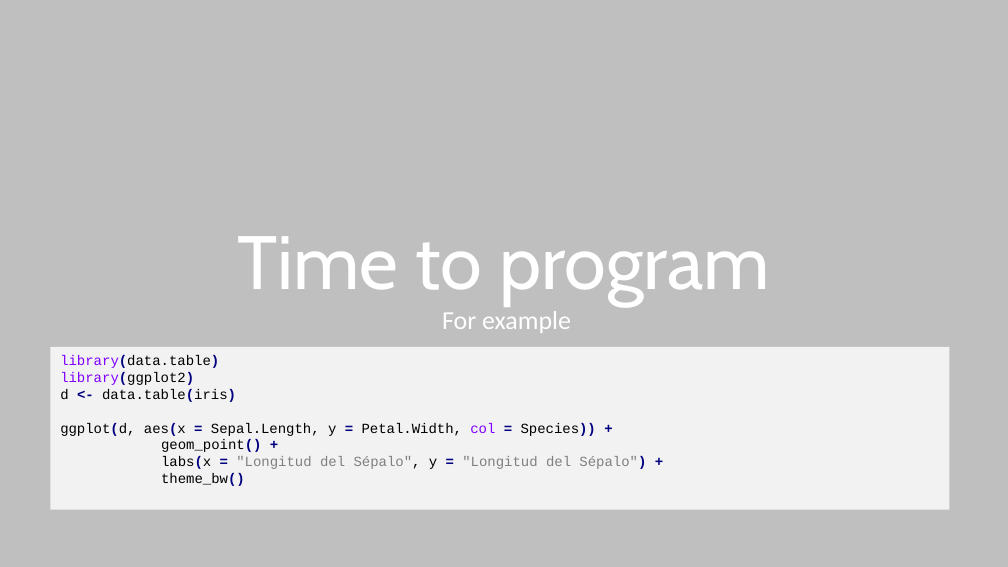
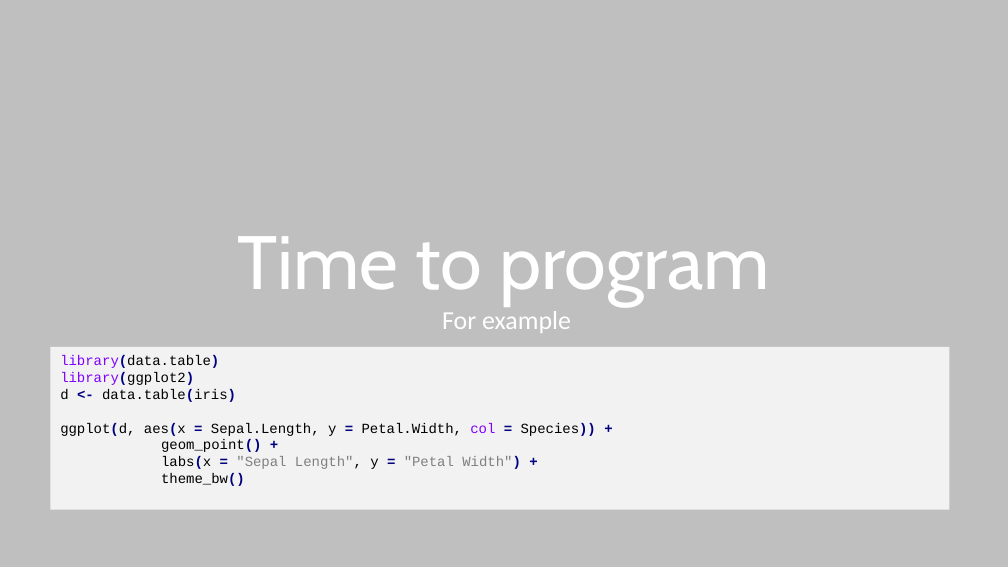
Before and after one commit to aweimann/floto-lab-learning-bioinformatics, a slide deck: slide 16 of presentations/R_worskshop_Statistics_analysisENG.pptx. Drawn at 1008x567 pixels with LibreOffice and Linux fonts; fonts in the diff are those of the drawing. Boxes give left, top, right and bottom in pixels: in the first picture for what was removed or moved away, otherwise in the second. Text is boxed around its words. In the diff, an @@ line names an element or a change of style, - is before the commit and + after.

```diff
--- a/presentations/R_worskshop_Statistics_analysisENG.pptx
+++ b/presentations/R_worskshop_Statistics_analysisENG.pptx
@@ text in rectangle at [161, 456, 521, 469]: text changed @@
-labs(x = "Longitud del Sépalo", y = "Longitud del Sépalo") +
+labs(x = "Sepal Length", y = "Petal Width") +
```
Also in this commit, not shown: 12 other slides changed, 2 other files.
